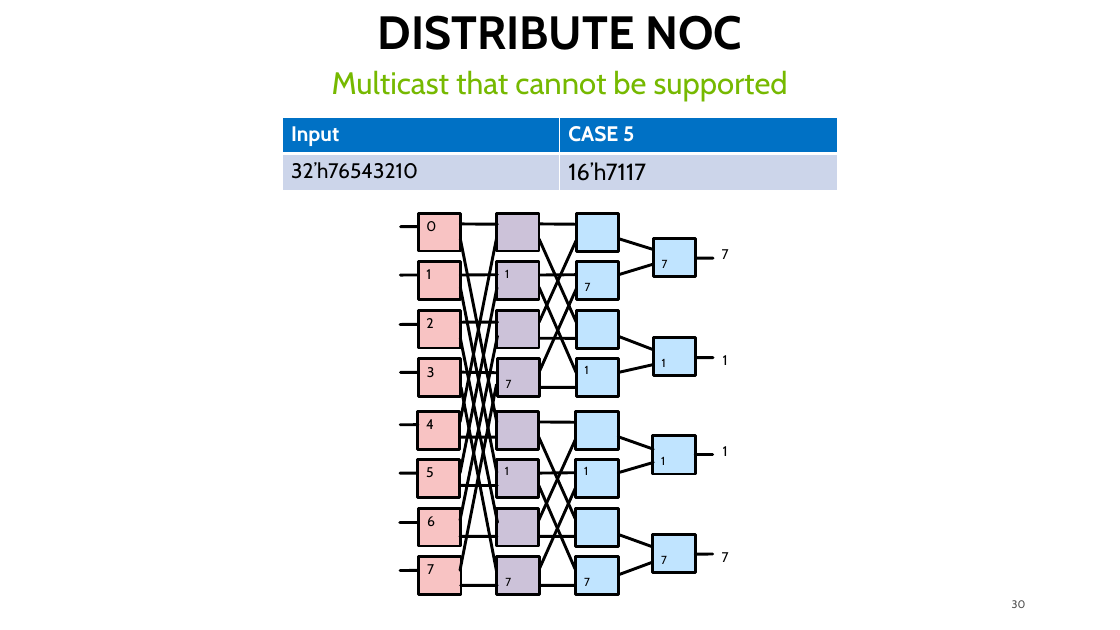
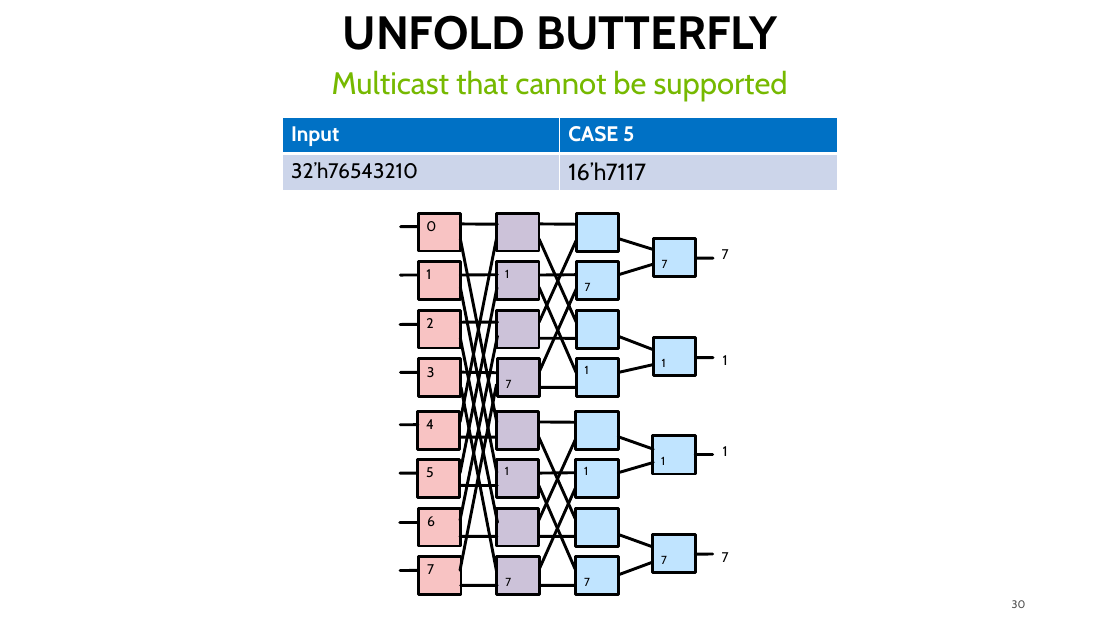
Before and after one commit to georgia-tech-synergy-lab/AcceleratorNoC, a slide deck: slide 30 of microswitch.pptx. Drawn at 1120x630 pixels with LibreOffice and Linux fonts; fonts in the diff are those of the drawing. Boxes give left, top, right and bottom in pixels: in the first picture for what was removed or moved away, otherwise in the second. Text is boxed around its words. In the diff, an @@ line names an element or a change of style, - is before the commit and + after.

```diff
--- a/microswitch.pptx
+++ b/microswitch.pptx
@@ title at <box>343,15,777,50</box>: text changed @@
-DISTRIBUTE NOC
+UNFOLD BUTTERFLY
```
Also in this commit, not shown: 6 other slides changed, 40 other files.
